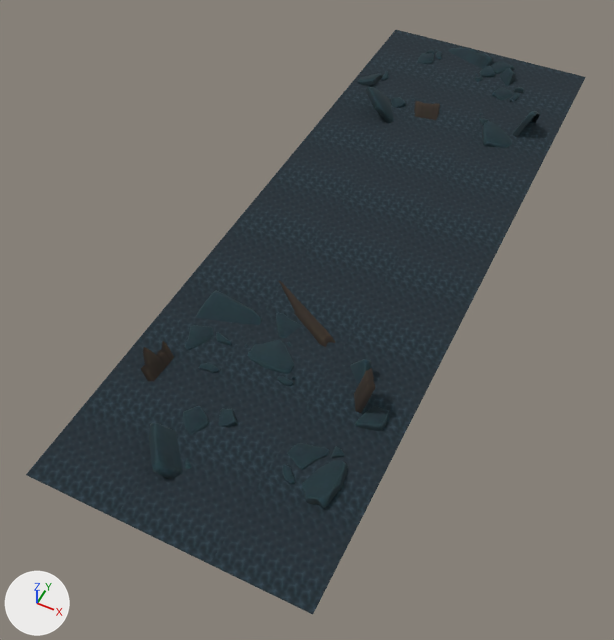
An edit to the glTF model 3d/passe-alterac/models/storm_doodad_wcav_jungle_t_01.glb, drawn before and after from the same camera.
Camera for both pictures: a 50 mm camera at (6.2, -17.4, 15.8) aimed at (-1.2, -2.5, -2.8). The axes (+X, +Y, +Z) are drawn at lower left. The lights are the same throughout. The picture after the commit comes second. Where no turn or scale is listed for an object, it has been applied to the vertices.

The older version as bpy lines, for what is in view:
```python
ob_mesh_0 = bpy.data.objects.new('Mesh_0', me_mesh_0)
ob_mesh_0.location = (-3.97, 10.48, -2.86)
```
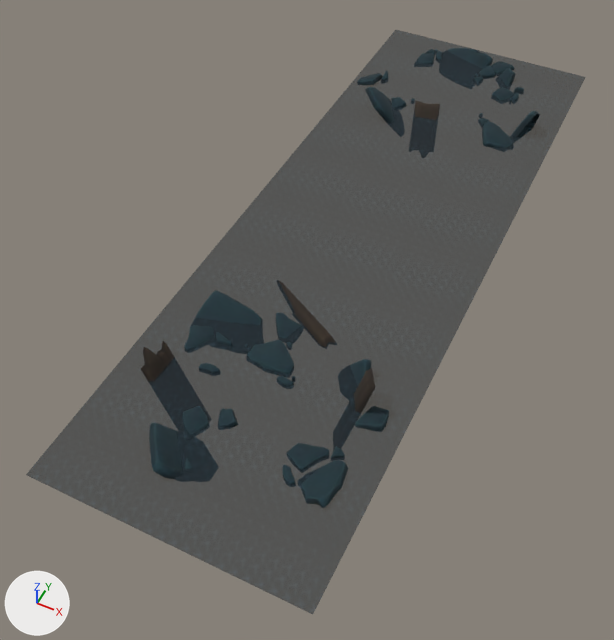
The change, as a list of edits to the scene's bpy script:
```text
Change mat_material_2:
    add n8 = _N.new('ShaderNodeMath'); n8.name = 'Math'
    add n8.operation = 'MULTIPLY'
    add n8.inputs[1].default_value = 0.7  # 'Value'
    where n5 = _N.new('ShaderNodeTexImage'); n5.name = 'Image Texture.001'
    where n0 = _N.new('ShaderNodeBsdfPrincipled'); n0.name = 'Principled BSDF'
    remove _L.new(n5.outputs[1], n0.inputs[4])  # 'Alpha' to 'Alpha'
    add _L.new(n8.outputs[0], n0.inputs[4])  # 'Value' to 'Alpha'
    add _L.new(n5.outputs[1], n8.inputs[0])  # 'Alpha' to 'Value'
```

Boxes (x1, y1, x2, y2) around the edits, measured in the pictures (614 x 640 px):
'Mesh_0', surface changed (blue to grey): (26, 30, 586, 614) in both
